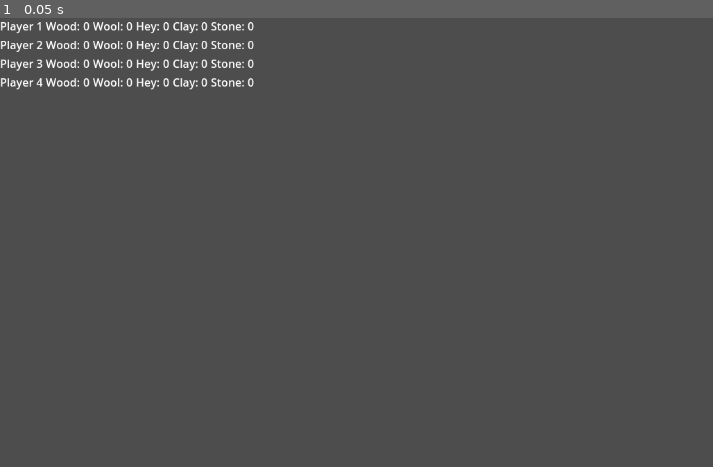
Above: before the commit, frame 1.
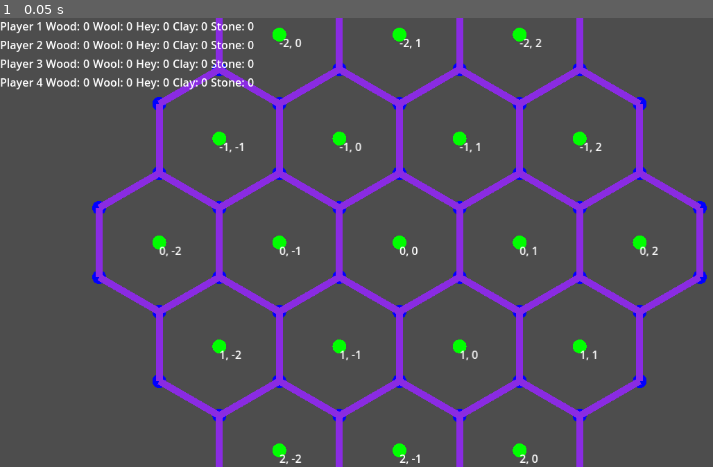
Above: after the commit, the same moment.

Repository: LeoBasov/settlers
Game: Godot game, scene res://src/game/game.tscn
Two runs of this game, one before a commit and one after it. Both use one fixed random seed, a clock stepped at 60 frames per second and the inputs below.
Inputs:
- Up to frame 1 (0.05 s): no input

The runs differ from the first frame. In frame 1, 11% of the frame differs, in the area x 12-100%, y 0-100%.

Commit message:
Added grid

Diff:
--- /dev/null
+++ b/Settlers/src/board.gd
@@ -0,0 +1,4 @@
+extends Node2D
+
+func _ready() -> void:
+	$HexGrid.build(2)
--- /dev/null
+++ b/Settlers/src/board.tscn
@@ -0,0 +1,10 @@
+[gd_scene load_steps=3 format=3 uid="uid://yar6c8wrtrmn"]
+
+[ext_resource type="Script" path="res://src/board.gd" id="1_ddnab"]
+[ext_resource type="Script" path="res://src/grid/hex_grid.gd" id="1_oak8q"]
+
+[node name="Board" type="Node2D"]
+script = ExtResource("1_ddnab")
+
+[node name="HexGrid" type="Node2D" parent="."]
+script = ExtResource("1_oak8q")
--- /dev/null
+++ b/Settlers/src/game/game.gd
@@ -0,0 +1,4 @@
+extends Node2D
+
+func _ready() -> void:
+	$Board.position = get_viewport().get_visible_rect().size * 0.5
--- a/Settlers/src/game/game.tscn
+++ b/Settlers/src/game/game.tscn
@@ -1,10 +1,15 @@
-[gd_scene load_steps=3 format=3 uid="uid://c5p5sp3yl0h22"]
+[gd_scene load_steps=5 format=3 uid="uid://c5p5sp3yl0h22"]
 
+[ext_resource type="Script" path="res://src/game/game.gd" id="1_0q72n"]
 [ext_resource type="PackedScene" uid="uid://cldh2vxyukpog" path="res://src/data/game_state.tscn" id="1_6e8np"]
 [ext_resource type="PackedScene" uid="uid://de5vi5vl6as7o" path="res://src/ui/ui.tscn" id="2_cyoa1"]
+[ext_resource type="PackedScene" uid="uid://yar6c8wrtrmn" path="res://src/board.tscn" id="4_odpqu"]
 
 [node name="Game" type="Node2D"]
+script = ExtResource("1_0q72n")
 
 [node name="GameState" parent="." instance=ExtResource("1_6e8np")]
 
 [node name="UI" parent="." instance=ExtResource("2_cyoa1")]
+
+[node name="Board" parent="." instance=ExtResource("4_odpqu")]
--- /dev/null
+++ b/Settlers/src/grid/hex_cell.gd
@@ -0,0 +1,27 @@
+class_name HexCell extends Node2D
+
+var q: int
+var r: int
+var s:int:
+	get:
+		return -q -r
+var vertices: Array
+var sides: Array
+
+func _init(q_: int, r_: int, size: float):
+	q = q_
+	r = r_
+
+	position.x += sqrt(3) * size * q + 0.5 * sqrt(3) * size * r
+	position.y += (3.0/2.0) * size * r
+
+	vertices.resize(6)
+	sides.resize(6)
+
+	for i in range(6):
+		vertices[i] = null
+		sides[i] = null
+
+func pointy_hex_corner(size, i):
+	var angle_rad = PI/3 * i + PI/6
+	return Vector2(position.x + size * cos(angle_rad), position.y - size * sin(angle_rad))
--- /dev/null
+++ b/Settlers/src/grid/hex_grid.gd
@@ -0,0 +1,162 @@
+class_name HexGrid extends Node2D
+
+@export var size: float = 100.0
+var cell_map: Array[Array]
+var n_circle: int
+
+func _draw():
+	for child in get_cells():
+		draw_circle(child.position, 10.0, Color.GREEN)
+
+		for i in range(1, 6):
+			draw_line(child.pointy_hex_corner(size, i - 1), child.pointy_hex_corner(size, i), Color.RED)
+		draw_line(child.pointy_hex_corner(size, 5), child.pointy_hex_corner(size, 0), Color.RED)
+
+	for child in get_vertices():
+		draw_circle(child.position, 10.0, Color.BLUE)
+
+	for child in get_sides():
+		draw_line(child.vertices[0].position, child.vertices[1].position, Color.BLUE_VIOLET, 10)
+
+func get_cells():
+	return get_child(0).get_children()
+
+func get_vertices():
+	return get_child(1).get_children()
+
+func get_sides():
+	return get_child(2).get_children()
+
+func build(n_circle_: int) -> void:
+	n_circle = n_circle_
+
+	for child in get_children():
+		child.queue_free()
+
+	create_cells()
+	create_vertices()
+	create_sides()
+
+	print(get_child_count())
+
+	for child in get_cells():
+		var lable = Label.new()
+		lable.text = str(child.r) + ", " + str(child.q)
+		child.add_child(lable)
+
+func create_cells() -> void:
+	add_child(Node2D.new())
+
+	for q in range(-n_circle, n_circle + 1):
+		cell_map.append([])
+
+		for r in range(-n_circle, n_circle + 1):
+			cell_map[q + n_circle].append(null)
+
+	for q in range(-n_circle, n_circle + 1):
+		for r in range(-n_circle, n_circle + 1):
+			if abs(q + r) <= n_circle:
+				var cell = HexCell.new(q, r, size)
+				get_child(0).add_child(cell)
+				cell.owner = self
+				cell_map[q + n_circle][r + n_circle] = cell
+
+func create_vertices() -> void:
+	add_child(Node2D.new())
+
+	for q in range(-n_circle, n_circle + 1):
+		for r in range(-n_circle, n_circle + 1):
+			if (abs(q + r) <= n_circle) and get_cell(q, r):
+				var cell = get_cell(q, r)
+
+				for i in range(6):
+					var cell_n = get_neighbour(q, r, indx(i))
+					var cell_np = get_neighbour(q, r, indx(i + 1))
+
+					if (cell_n == null) and (cell_np == null) and (cell.vertices[i] == null):
+						var vertex = HexVertex.new(cell.pointy_hex_corner(size, i))
+						cell.vertices[i] = vertex
+						vertex.cells.append(cell)
+						get_child(1).add_child(vertex)
+						vertex.owner = self
+					elif (cell_np == null):
+						if (cell.vertices[i] == null) and (cell_n.vertices[indx(i + 2)] == null):
+							var vertex = HexVertex.new(cell.pointy_hex_corner(size, i))
+							cell.vertices[i] = vertex
+							cell_n.vertices[indx(i + 2)] = vertex
+							vertex.cells.append(cell)
+							vertex.cells.append(cell_n)
+							get_child(1).add_child(vertex)
+							vertex.owner = self
+						else:
+							var vertex = cell.vertices[i] if cell.vertices[i] else cell_n.vertices[indx(i + 2)]
+							cell.vertices[i] = vertex
+							cell_n.vertices[indx(i + 2)] = vertex
+					elif (cell_n == null):
+						if (cell.vertices[i] == null) and (cell_np.vertices[indx(i + 4)] == null):
+							var vertex = HexVertex.new(cell.pointy_hex_corner(size, i))
+							cell.vertices[i] = vertex
+							cell_np.vertices[indx(i + 4)] = vertex
+							vertex.cells.append(cell)
+							vertex.cells.append(cell_np)
+							get_child(1).add_child(vertex)
+							vertex.owner = self
+						else:
+							var vertex = cell.vertices[i] if cell.vertices[i] else cell_np.vertices[indx(i + 4)]
+							cell.vertices[i] = vertex
+							cell_np.vertices[indx(i + 4)] = vertex
+							vertex.add_cell(cell)
+							vertex.add_cell(cell_np)
+					else:
+						if (cell.vertices[i] == null) and (cell_n.vertices[indx(i + 2)] == null) and (cell_np.vertices[indx(i + 4)] == null):
+							var vertex = HexVertex.new(cell.pointy_hex_corner(size, i))
+							cell.vertices[i] = vertex
+							cell_n.vertices[indx(i + 2)] = vertex
+							cell_np.vertices[indx(i + 4)] = vertex
+							vertex.add_cell(cell)
+							vertex.add_cell(cell_np)
+							vertex.add_cell(cell_n)
+							get_child(1).add_child(vertex)
+							vertex.owner = self
+
+	for child in get_cells():
+		for vertex in child.vertices:
+			assert(vertex != null)
+
+func indx(i: int) -> int:
+	return i%6
+
+func get_cell(q, r):
+	if (q + n_circle <= 2 * n_circle) and (r + n_circle <= 2 * n_circle) and (q + n_circle >= 0) and (r + n_circle >= 0):
+		return cell_map[q + n_circle][r + n_circle]
+	else:
+		return null
+
+func get_neighbour(q, r, i):
+	var dq: Array = [1,  1,  0, -1, -1, 0]
+	var dr: Array = [0, -1, -1, -0,  1, 1]
+
+	return get_cell(q + dq[i], r + dr[i])
+
+func create_sides() -> void:
+	add_child(Node2D.new())
+
+	for cell in get_cells():
+		for i in range(6):
+			var cell_np = get_neighbour(cell.q, cell.r, indx(i + 1))
+
+			if (cell.sides[i] == null) and (cell_np == null):
+				var side = HexSide.new(i, cell)
+				cell.sides[i] = side
+				get_child(2).add_child(side)
+				side.owner = self
+			elif (cell.sides[i] == null) and (cell_np.sides[indx(i + 1)] == null):
+				var side = HexSide.new(i, cell)
+				cell.sides[i] = side
+				cell_np.sides[indx(i + 3)] = side
+				get_child(2).add_child(side)
+				side.owner = self
+
+	for child in get_cells():
+		for side in child.sides:
+			assert(side != null)
--- /dev/null
+++ b/Settlers/src/grid/hex_side.gd
@@ -0,0 +1,14 @@
+class_name HexSide extends Node2D
+
+var cells: Array = [null, null]
+var vertices: Array = [null, null]
+
+func _init(i, cell1, cell2 = null):
+	cells[0] = cell1
+	cells[1] = cell2
+
+	vertices[0] = cell1.vertices[i]
+	vertices[1] = cell1.vertices[(i + 1)%6]
+
+	position = 0.5*(vertices[0].position + vertices[1].position)
+	rotate((vertices[1].position - vertices[0].position).angle() - PI/2.0)
--- /dev/null
+++ b/Settlers/src/grid/hex_vertex.gd
@@ -0,0 +1,13 @@
+class_name HexVertex extends Node2D
+
+var cells: Array = []
+
+func _init(pos: Vector2):
+	position = pos
+
+func add_cell(cell_) -> void:
+	for cell in cells:
+		if cell == cell_:
+			return
+
+	cells.append(cell_)
